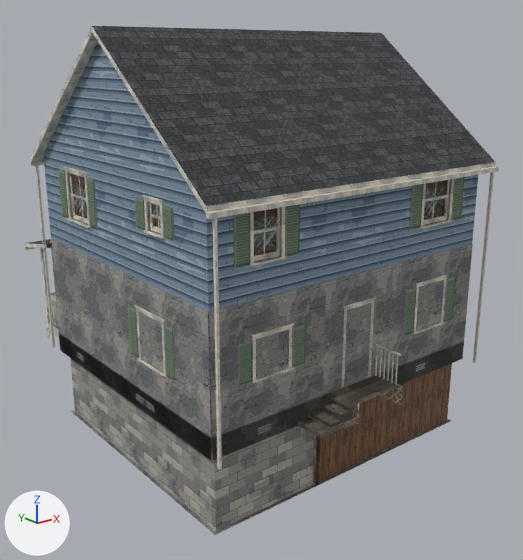
Two versions of the glTF model THE_VEIL_ASSETS_V2/03_Residential/House_Variants/RES_House_TwoStorey_Mirror.glb, one commit apart.
Both versions are drawn from a camera (50 mm lens) standing at (-12.8, -23.54, 8.83) and looking at (0.19, -7.31, 2.33). Lighting does not change. The marker at lower left points along +X, +Y and +Z. The first picture is the older version. Objects named as collision shapes, trigger or cutter boxes, shadow casters or lower levels of detail are left out. Where no turn or scale is listed for an object, it has been applied to the vertices. Vertices at exactly the same position are counted once.

Names of what the first picture shows: 'RES_House_TwoStorey_Mirror_Exterior', 'RES_House_TwoStorey_Mirror_Interior'.
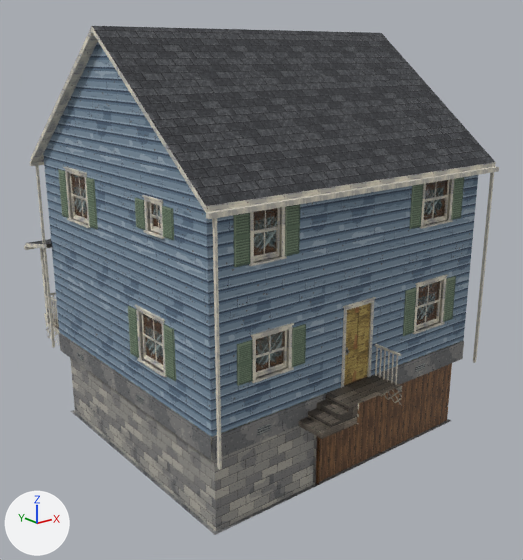
What differs and where, as boxes (x1, y1, x2, y2) in the pictures (523 x 560 px):
part 1 of me_res_house_twostorey_mirror_exterior, deleted
    before: (146, 400, 154, 412)
part 2 of me_res_house_twostorey_mirror_exterior, deleted
    before: (50, 239, 473, 460)

What changed in the scene script:
```text
Change me_res_house_twostorey_mirror_exterior:
    used by ob_res_house_twostorey_mirror_exterior; location = (0.0, 0.0, 0.0)
    remove me_res_house_twostorey_mirror_exterior.from_pydata(...)  # 3446 vertices, 4954 faces; spans x -4.85..5.16, y -12.4..-1.1, z 0.0..9.42
    add me_res_house_twostorey_mirror_exterior.from_pydata(...)  # 3404 vertices, 4894 faces; spans x -4.85..5.16, y -12.4..-1.1, z 0.0..9.42
    me_res_house_twostorey_mirror_exterior part 1: the loose piece of 8 vertices spanning x -4.63..-4.62, y -9.0..-8.6, z 0.2..0.38 is deleted
    me_res_house_twostorey_mirror_exterior part 2
    26 vertices are removed from x -4.62..4.62, y -11.52..-3.28, z 0.0..3.58
    40 faces are deleted
    other edits to the shape of me_res_house_twostorey_mirror_exterior do not show in these pictures
```
